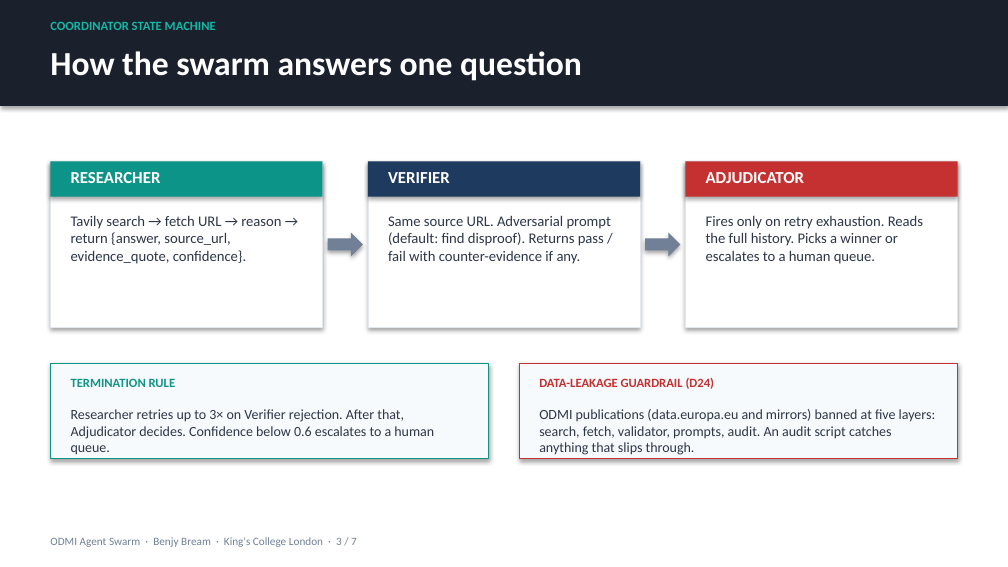
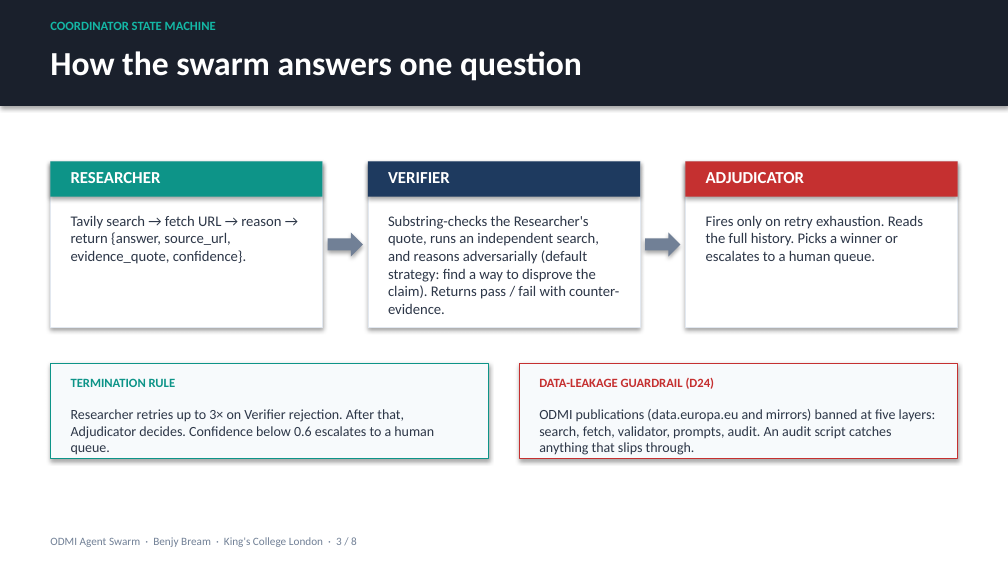
Before and after one commit to benjyb1/odmi-agent-swarm, a slide deck: slide 3 of docs/PROGRESS_SLIDES_2026-05-14.pptx. Drawn at 1008x567 pixels with LibreOffice and Linux fonts; fonts in the diff are those of the drawing. Boxes give left, top, right and bottom in pixels: in the first picture for what was removed or moved away, otherwise in the second. Text is boxed around its words. In the diff, an @@ line names an element or a change of style, - is before the commit and + after.

```diff
--- a/docs/PROGRESS_SLIDES_2026-05-14.pptx
+++ b/docs/PROGRESS_SLIDES_2026-05-14.pptx
@@ text at <box>388,215,619,314</box>: text changed @@
-Same source URL. Adversarial prompt (default: find disproof). Returns pass / fail with counter-evidence if any.
+Substring-checks the Researcher's quote, runs an independent search, and reasons adversarially (default strategy: find a way to disprove the claim). Returns pass / fail with counter-evidence.
@@ text at <box>50,537,357,547</box>: text changed @@
-ODMI Agent Swarm · Benjy Bream · King's College London · 3 / 7
+ODMI Agent Swarm · Benjy Bream · King's College London · 3 / 8
```
Also in this commit, not shown: 5 other slides changed, 1 slide added, 1 other file.
